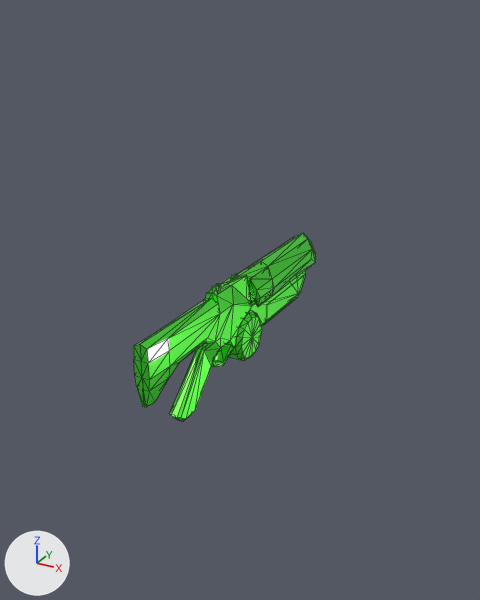
The glTF model Weapons/New/Armed/RiffleShotgun/RiffleShotgun.glb, before and after one commit.
Rendered twice from a 50 mm camera at (1.87, -3.4, 1.77) aimed at (-0.01, 0.02, 0.06). Every picture has the same lights, and +X, +Y and +Z are marked at lower left. Mesh edges are drawn as thin lines. Vertices at the same position are counted once.
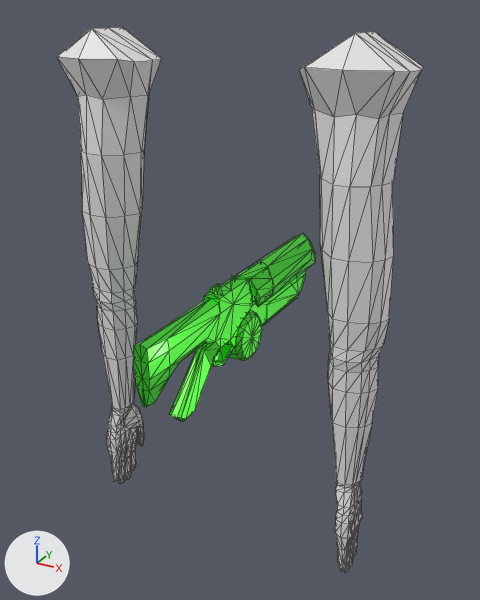
What differs and where, as boxes [x1, y1, x2, y2] in the pictures (480 x 600 px; the box of a moved part takes in the faces that stretch with it):
'Arms', added
    after: [57, 27, 424, 572]
part 1 of me_cube_002, moved or reshaped
    before: [205, 261, 274, 362]
    after: [204, 261, 274, 362]

Patch to the scene script:
```diff
--- a/Weapons/New/Armed/RiffleShotgun/RiffleShotgun.glb.py
+++ b/Weapons/New/Armed/RiffleShotgun/RiffleShotgun.glb.py
@@ me_cube_002 @@
 # used by ob_cube_001; location = (0.0, -0.984, 0.067)
-me_cube_002.from_pydata(...)  # 368 vertices, 699 faces; spans x -0.1..0.1, y -0.06..2.06, z -0.49..0.21
+me_cube_002.from_pydata(...)  # 359 vertices, 704 faces; spans x -0.1..0.1, y -0.06..2.06, z -0.49..0.21
+# me_cube_002 part 1
+# 21 vertices are removed from x -0.1..0.1, y 0.64..1.27, z -0.07..0.17
+# 95 faces are deleted
+# 3 vertices move from x -0.04..0.05, y 0.79..1.04, z -0.22..-0.03 to x -0.05..0.06, y 0.79..1.04, z -0.22..-0.03
+# 12 vertices are added at x -0.06..0.06, y 0.64..1.04, z -0.03..0.17
+# 100 new faces join them
 me_cube_002.materials.append(mat_material)
@@ me_cube @@
+me_cube.from_pydata(...)  # 844 vertices, 1680 faces; spans x -1.05..1.05, y -0.44..0.08, z -1.57..1.66
@@ ob_arms @@
+ob_arms = bpy.data.objects.new('Arms', me_cube)
+ob_arms.location = (0.0, 0.0, 0.0)
```
